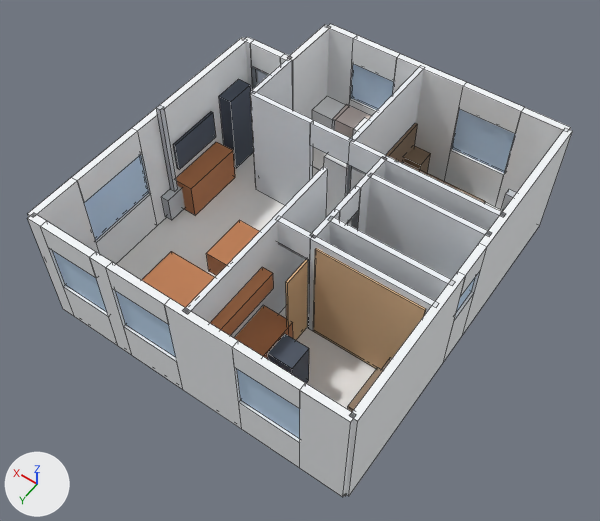
An edit to the OBJ model Departamento_01-01.obj, drawn before and after from the same camera.
Rendered twice from a 50 mm lens placed at (-2.49, 4.73, 12.86), pointed at (2.96, -2.89, 0.88). Every picture has the same lights, and +X, +Y and +Z are marked at lower left. The older version comes first. Mesh edges are drawn as thin lines on the coarser meshes. Where no turn or scale is listed for an object, it has been applied to the vertices. Vertices at exactly the same position are counted once.

Objects in the first picture: '00_Piso_Ceramico_33x33', '01B_Ventanas_Aluminio', '01_Muros_Exteriores', '02C_Hojas_Puertas_Madera', '02E_Placards_Corredizos_Madera', '02_Tabiques_Interiores', '03_Calefactores_Tiro_Balanceado', '04B_Sanitarios_Y_Termo', '04_Equipamiento_Cocina_Bano', '05B_Muebles_Madera_Caoba', '05C_Muebles_Madera_Nogal', '05D_Electronica_Y_Perchero' and 1 more.
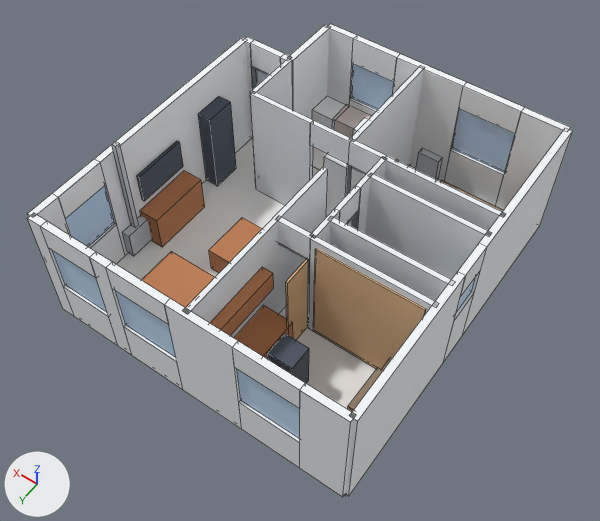
Where the change shows, as pixel boxes [x1, y1, x2, y2] in the pictures (600 x 521 px; the box of a moved part takes in the faces that stretch with it):
'05B_Muebles_Madera_Caoba', reshaped (13% shorter)
    before: [142, 142, 293, 359]
    after: [140, 171, 293, 359]
'05D_Electronica_Y_Perchero', reshaped (26% wider)
    before: [173, 79, 309, 383]
    after: [137, 96, 309, 383]
'03_Calefactores_Tiro_Balanceado', reshaped
    before: [156, 105, 516, 220]
    after: [112, 141, 442, 256]
'05C_Muebles_Madera_Nogal', reshaped (mostly hidden afterwards)
    before: [348, 123, 486, 412]
    after: [348, 180, 503, 412]
part 1 of me_01_muros_exteriores, moved or reshaped
    before: [28, 37, 248, 264]
    after: [28, 37, 252, 264]
part 2 of me_01b_ventanas_aluminio, moved or reshaped
    before: [84, 155, 149, 240]
    after: [66, 185, 115, 247]
part 3 of me_03_calefactores_tiro_balanceado, moved or reshaped
    before: [162, 186, 185, 220]
    after: [122, 216, 152, 256]
part 4 of me_03_calefactores_tiro_balanceado, moved or reshaped
    before: [156, 105, 178, 192]
    after: [112, 141, 139, 228]
part 5 of me_03_calefactores_tiro_balanceado, moved or reshaped
    before: [501, 189, 516, 212]
    after: [416, 148, 442, 180]
part 6 of me_05b_muebles_madera_caoba, moved or reshaped
    before: [176, 142, 235, 215]
    after: [140, 171, 205, 247]
part 7 of me_05b_muebles_madera_caoba, moved or reshaped
    before: [206, 220, 260, 276]
    after: [209, 218, 262, 273]
part 8 of me_05c_muebles_madera_nogal, moved or reshaped (not visible afterwards)
    before: [386, 123, 418, 163]
part 9 of me_05c_muebles_madera_nogal, moved or reshaped (mostly hidden)
    before: [403, 163, 486, 203]
    after: [441, 180, 503, 212]
part 10 of me_05c_muebles_madera_nogal, moved or reshaped (not visible afterwards)
    before: [404, 146, 431, 173]
part 11 of me_05d_electronica_y_perchero, moved or reshaped
    before: [219, 79, 254, 168]
    after: [198, 96, 236, 186]
part 12 of me_05d_electronica_y_perchero, moved or reshaped
    before: [173, 111, 216, 170]
    after: [137, 141, 183, 201]

The change, as a diff of the scene's bpy script:
```diff
--- a/Departamento_01-01.obj.py
+++ b/Departamento_01-01.obj.py
@@ me_01_muros_exteriores @@
 me_01_muros_exteriores.from_pydata(...)  # 172 vertices, 174 faces; spans x -0.07..6.37, y -7.07..0.07, z 0.0..2.6
+# me_01_muros_exteriores part 1: all 16 vertices in x 6.23..6.37, y -2.5..-1.0, z 0.0..2.6 are scaled about their middle by (1, 0.667, 1), then moved by (0.0, 0.7, 0.0)
 me_01_muros_exteriores.materials.append(mat_wall_exterior)
@@ me_01b_ventanas_aluminio @@
 me_01b_ventanas_aluminio.from_pydata(...)  # 56 vertices, 42 faces; spans x -0.02..6.32, y -7.02..0.02, z 0.95..2.05
+# me_01b_ventanas_aluminio part 2: the loose piece of 8 vertices spanning x 6.28..6.32, y -2.5..-1.0, z 0.95..2.05 is scaled about its middle by (1, 0.667, 1), then moved by (0.0, 0.7, 0.0)
 me_01b_ventanas_aluminio.materials.append(mat_window_glass)
@@ me_03_calefactores_tiro_balanceado @@
 me_03_calefactores_tiro_balanceado.from_pydata(...)  # 32 vertices, 24 faces; spans x 0.06..6.23, y -6.94..-0.8, z 0.05..2.8
+# me_03_calefactores_tiro_balanceado part 3: the loose piece of 8 vertices spanning x 6.05..6.23, y -3.35..-2.75, z 0.05..0.65 is scaled about its middle by (1, 0.933, 1), then moved by (0.0, 1.15, 0.0)
+# me_03_calefactores_tiro_balanceado part 4: the loose piece of 8 vertices spanning x 6.1..6.2, y -3.1..-3.0, z 0.65..2.8 is moved by (0.0, 1.15, 0.0)
+# me_03_calefactores_tiro_balanceado part 5: the loose piece of 8 vertices spanning x 0.25..0.72, y -6.94..-6.78, z 0.05..0.65 is moved by (2.0, 0.0, 0.0)
 me_03_calefactores_tiro_balanceado.materials.append(mat_heater_metal)
@@ me_05b_muebles_madera_caoba @@
-me_05b_muebles_madera_caoba.from_pydata(...)  # 48 vertices, 36 faces; spans x 1.35..6.22, y -4.48..-0.09, z 0.0..1.85
+me_05b_muebles_madera_caoba.from_pydata(...)  # 48 vertices, 36 faces; spans x 1.35..6.22, y -3.46..-0.09, z 0.0..1.85
+# me_05b_muebles_madera_caoba part 6: the loose piece of 8 vertices spanning x 5.78..6.22, y -4.48..-3.16, z 0.0..0.8 is moved by (0.0, 1.02, 0.0)
+# me_05b_muebles_madera_caoba part 7: the loose piece of 8 vertices spanning x 4.11..4.65, y -3.23..-2.21, z 0.0..0.56 is moved by (0.0, -0.08, 0.0)
 me_05b_muebles_madera_caoba.materials.append(mat_furniture_wood_mahogany)
@@ me_05c_muebles_madera_nogal @@
-me_05c_muebles_madera_nogal.from_pydata(...)  # 48 vertices, 36 faces; spans x 0.04..2.95, y -6.93..-0.47, z 0.0..1.84
+me_05c_muebles_madera_nogal.from_pydata(...)  # 48 vertices, 36 faces; spans x 0.04..2.0, y -6.93..-0.47, z 0.0..1.84
+# me_05c_muebles_madera_nogal part 8: the loose piece of 8 vertices spanning x 2.89..2.95, y -6.91..-4.69, z 0.1..1.25 is moved by (-2.84, 0.0, 0.0)
+# me_05c_muebles_madera_nogal part 9: the loose piece of 8 vertices spanning x 1.0..2.9, y -6.53..-5.07, z 0.0..0.48 is moved by (-0.9, 0.0, 0.0)
+# me_05c_muebles_madera_nogal part 10: the loose piece of 8 vertices spanning x 2.51..2.93, y -6.93..-6.51, z 0.0..0.62 is moved by (-2.44, 0.0, 0.0)
+# other edits to the shape of me_05c_muebles_madera_nogal do not show in these pictures
 me_05c_muebles_madera_nogal.materials.append(mat_furniture_wood_walnut)
@@ me_05d_electronica_y_perchero @@
-me_05d_electronica_y_perchero.from_pydata(...)  # 24 vertices, 18 faces; spans x 1.68..6.23, y -5.34..-0.88, z 0.0..1.86
+me_05d_electronica_y_perchero.from_pydata(...)  # 24 vertices, 18 faces; spans x 1.68..6.23, y -4.7..-0.88, z 0.0..1.86
+# me_05d_electronica_y_perchero part 11: the loose piece of 8 vertices spanning x 5.93..6.23, y -5.34..-4.7, z 0.0..1.86 is moved by (0.0, 0.64, 0.0)
+# me_05d_electronica_y_perchero part 12: the loose piece of 8 vertices spanning x 6.13..6.19, y -4.39..-3.25, z 1.05..1.71 is moved by (0.0, 1.02, 0.0)
 me_05d_electronica_y_perchero.materials.append(mat_electronics_black)
```
